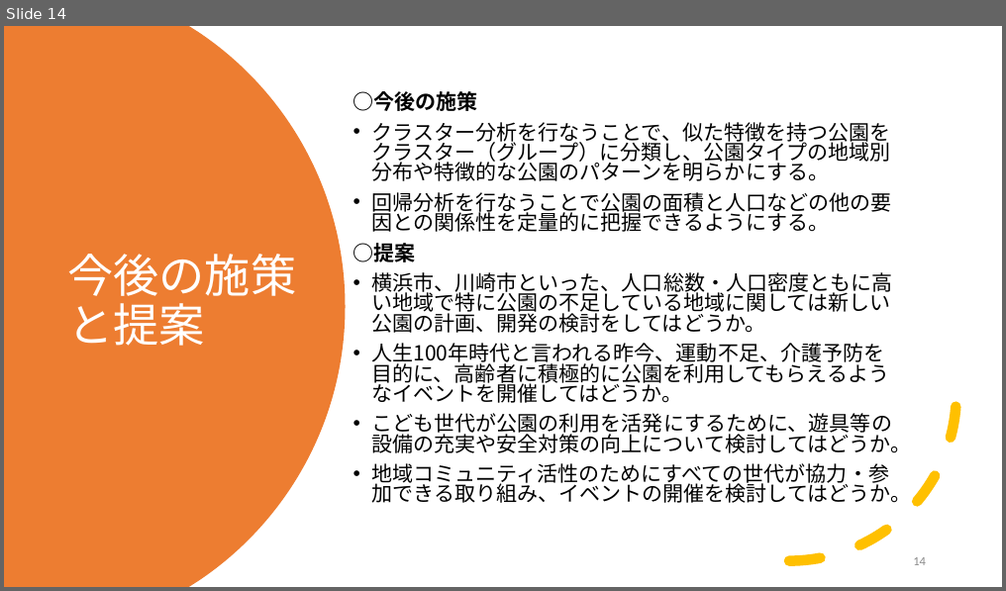
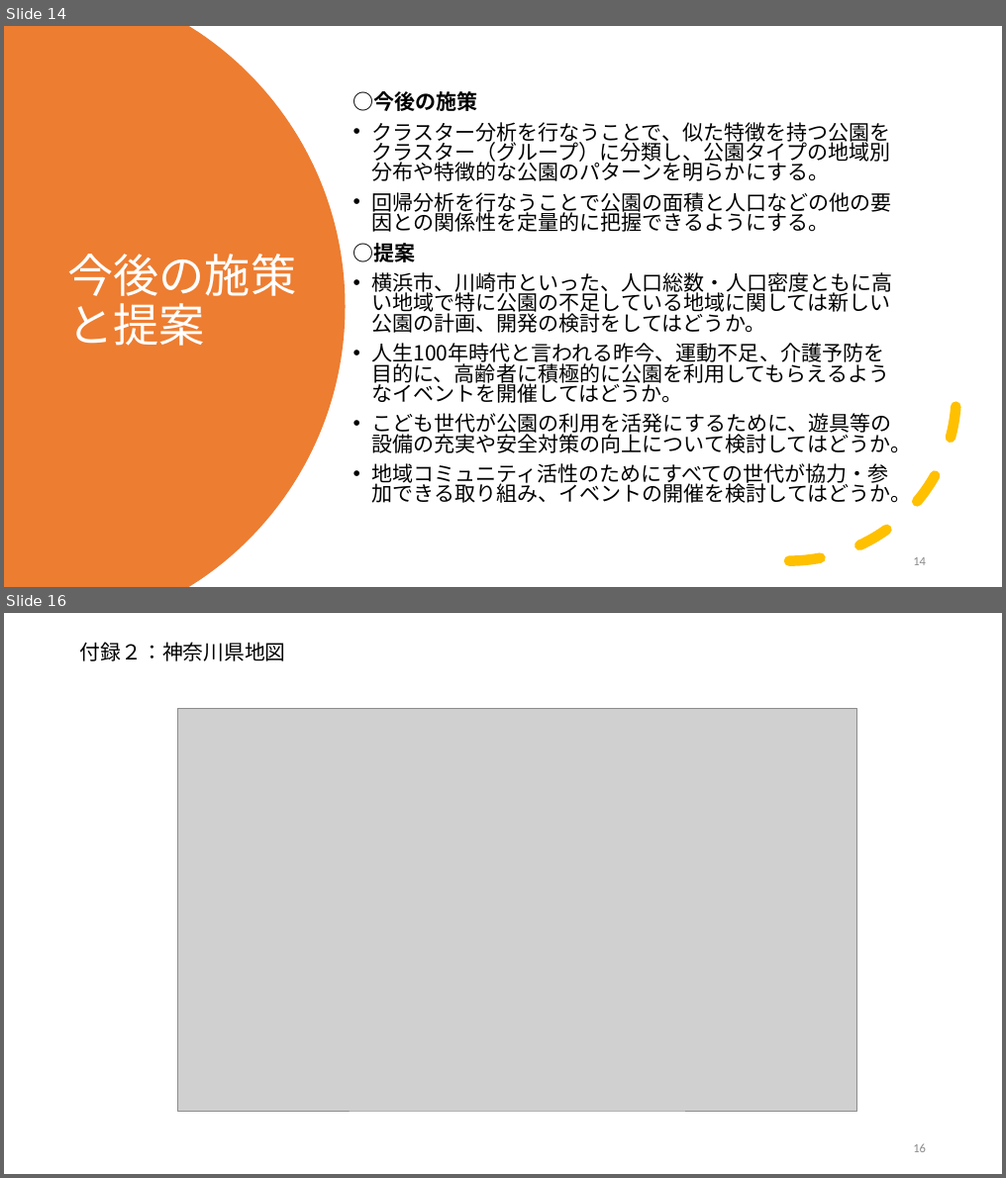
Before and after one commit to yasumasa718/park_data_intern, a slide deck: .doc/プレゼンテーション ＿課題２.pptx. Shown one above the other, each under a label of ours: slide 14 before the commit, slides 14 and 16 after it; the slides between them are not shown. The pictures are 1006x591 and 1006x1178 pixels, drawn with LibreOffice and Linux fonts; fonts in the diff are those of the drawing; grey boxes stand for pictures. Boxes give left, top, right and bottom in pixels: in the first picture for what was removed or moved away, otherwise in the second. Text is boxed around its words. In the diff, an @@ line names an element or a change of style, - is before the commit and + after.

```diff
--- a/.doc/プレゼンテーション ＿課題２.pptx
+++ b/.doc/プレゼンテーション ＿課題２.pptx
@@ slide 16 added at (x1=4, y1=613, x2=1002, y2=1174), background #FFFFFF @@
@@ title added at (x1=80, y1=642, x2=286, y2=662), 19.8 pt, text #000000 @@
+付録２：神奈川県地図
@@ picture added at (x1=177, y1=708, x2=856, y2=1111) @@
@@ page number added at (x1=913, y1=1144, x2=926, y2=1153), 12 pt, text #8C8C8C @@
+16
```
Also in this commit, not shown: 2 slides changed, 1 other file.
